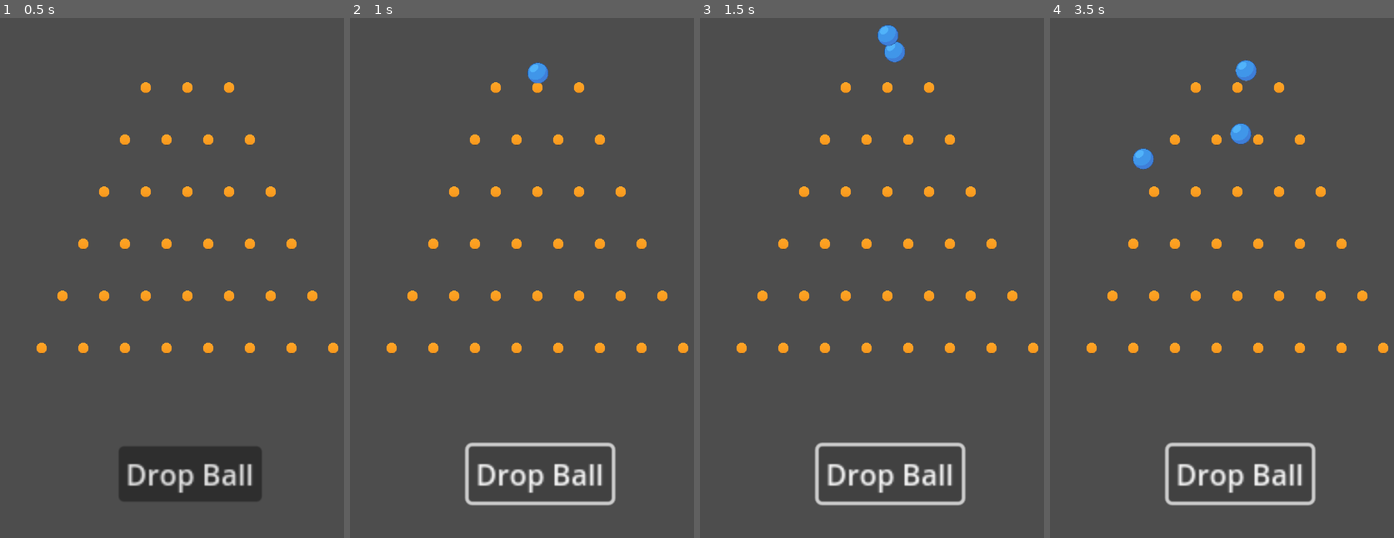
Above: before the commit, frames 1-4 (left to right).
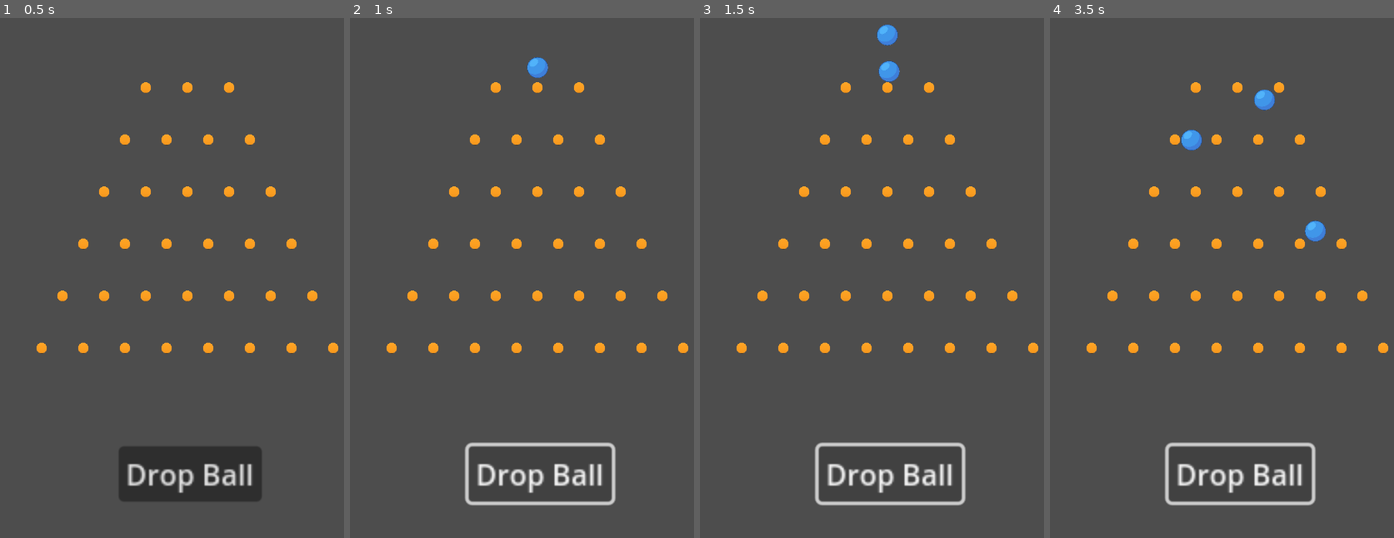
Above: after the commit, the same moments.

Repository: Burns3y/Plinko-Empire
Game: Godot game, scene res://Scenes/Plinko/plinko.tscn
The game is run twice, just before and just after one commit, with the same random seed, the same clock (stepped at 60 frames per second) and the same inputs. This scene is started directly instead of the project's main scene.
Inputs:
- Up to frame 1 (0.5 s): no input
- Up to frame 2 (1 s): click "Drop Ball" at 0.5 s
- Up to frame 3 (1.5 s): click "Drop Ball" at 1.25 s
- Up to frame 4 (3.5 s): click "Drop Ball" at 2 s

Frame 1 is identical in both runs. In frame 2, 0.2% of the frame differs, in the area x 51-58%, y 7-13%; in frame 3, 0.4%; in frame 4, 1.2%, in the area x 23-81%, y 8-43%.

Commit message:
Ball drop randomness

Diff:
--- a/Scenes/Plinko/plinko.gd
+++ b/Scenes/Plinko/plinko.gd
@@ -17,4 +17,5 @@
 	var new_ball = ball.instantiate()
 	new_ball.name = "Ball"
 	$Balls.add_child(new_ball)
-	new_ball.position = $BallSpawnPoint.position + Vector2(1, 0)
+	var new_ball_pos = randf_range(-1.0, 1.0)
+	new_ball.position = $BallSpawnPoint.position + Vector2(new_ball_pos, 0)
--- a/Scenes/Plinko/plinko_ball.tscn
+++ b/Scenes/Plinko/plinko_ball.tscn
@@ -4,13 +4,14 @@
 
 [sub_resource type="PhysicsMaterial" id="PhysicsMaterial_d23xa"]
 friction = 0.0
-bounce = 0.8
+bounce = 0.7
 
 [sub_resource type="CircleShape2D" id="CircleShape2D_h6ukh"]
 
 [node name="Plinko-ball" type="RigidBody2D"]
 collision_mask = 2
 physics_material_override = SubResource("PhysicsMaterial_d23xa")
+linear_damp = 1.0
 
 [node name="Sprite2D" type="Sprite2D" parent="."]
 scale = Vector2(0.18, 0.18)
--- a/Scenes/Plinko/plinko_pin.tscn
+++ b/Scenes/Plinko/plinko_pin.tscn
@@ -6,6 +6,9 @@
 friction = 0.0
 
 [sub_resource type="CircleShape2D" id="CircleShape2D_v7ukq"]
+
+[sub_resource type="RectangleShape2D" id="RectangleShape2D_rvww4"]
+size = Vector2(18, 5)
 
 [node name="Plinko-Pin" type="StaticBody2D"]
 collision_layer = 2
@@ -18,3 +21,9 @@
 
 [node name="CollisionShape2D" type="CollisionShape2D" parent="."]
 shape = SubResource("CircleShape2D_v7ukq")
+
+[node name="PinCollisionArea" type="Area2D" parent="."]
+
+[node name="CollisionShape2D" type="CollisionShape2D" parent="PinCollisionArea"]
+position = Vector2(0, -7.5)
+shape = SubResource("RectangleShape2D_rvww4")
Not shown: 1 places in Scenes/Plinko/plinko_pin.tscn that only renumber resources
